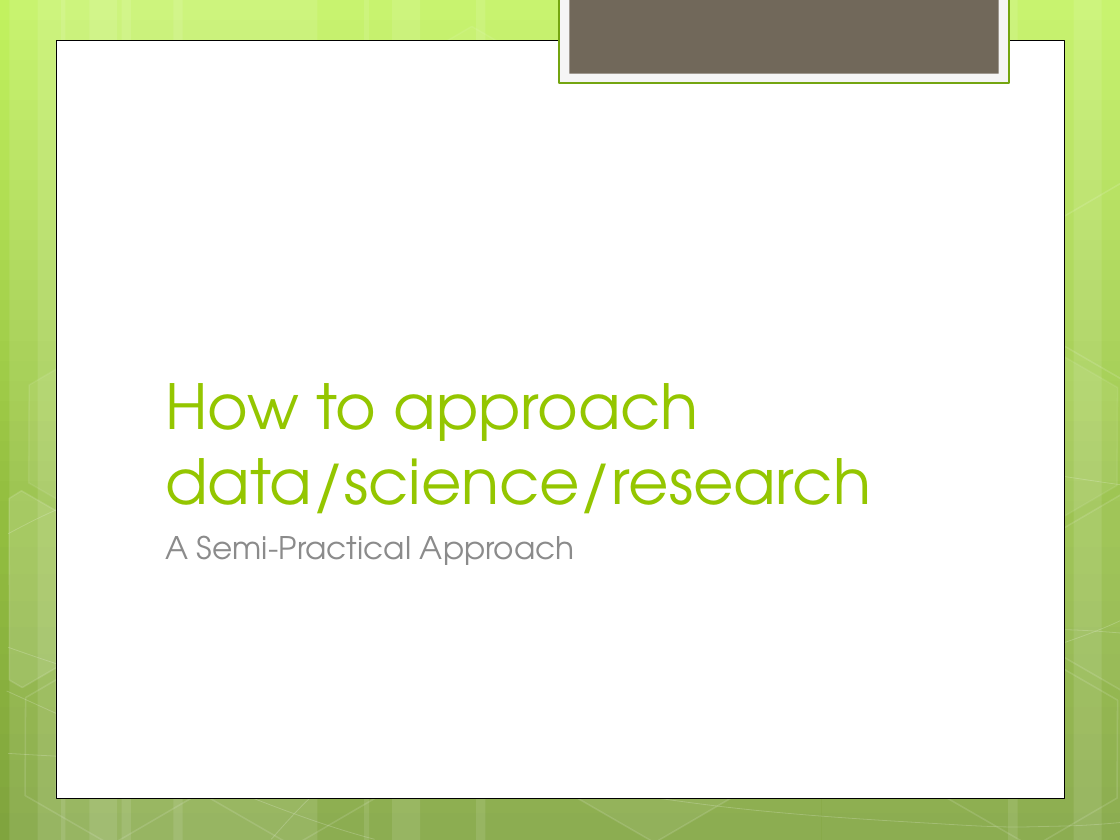
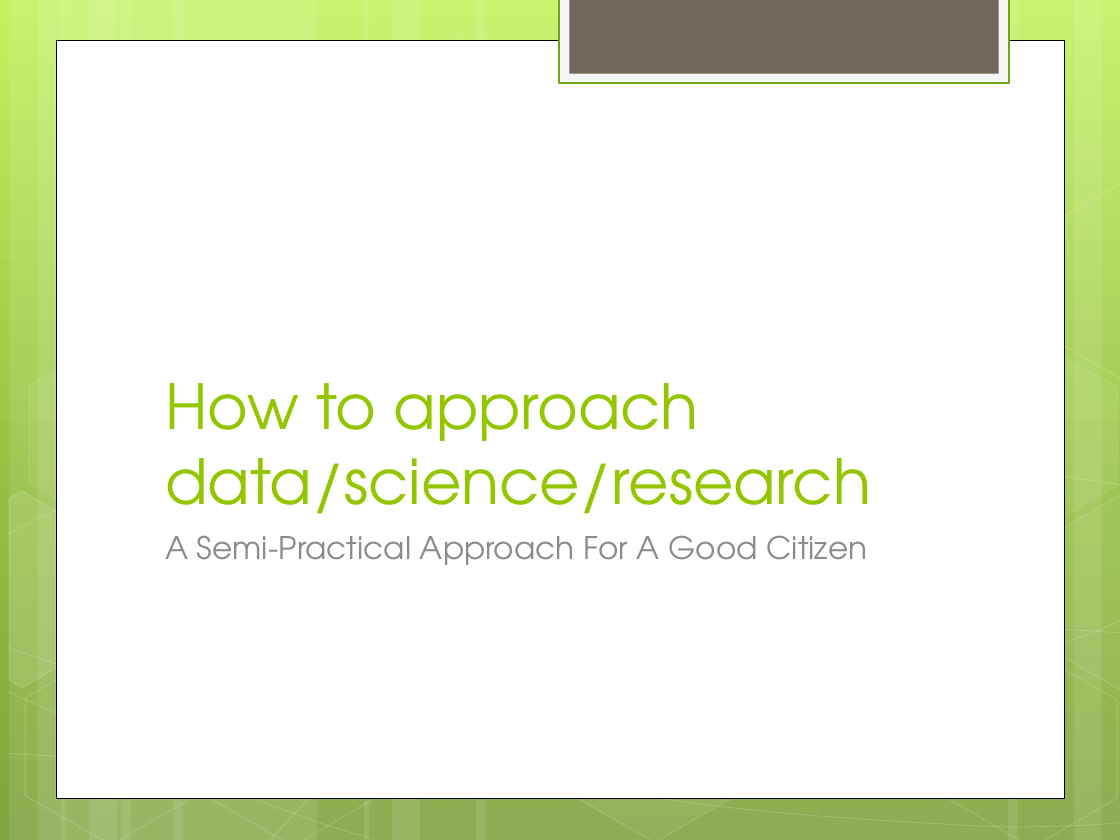
Before and after one commit to zoechao/teaching, a slide deck: slide 13 of final+data+lecture.pptx (slide 11 before the commit). Drawn at 1120x840 pixels with LibreOffice and Linux fonts; fonts in the diff are those of the drawing. Boxes give left, top, right and bottom in pixels: in the first picture for what was removed or moved away, otherwise in the second. Text is boxed around its words. In the diff, an @@ line names an element or a change of style, - is before the commit and + after.

```diff
--- a/final+data+lecture.pptx
+++ b/final+data+lecture.pptx
@@ text at [165,535,867,565]: text changed @@
-A Semi-Practical Approach
+A Semi-Practical Approach For A Good Citizen
```
Also in this commit, not shown: 9 other slides changed, 8 slides added, 2 slides removed.
